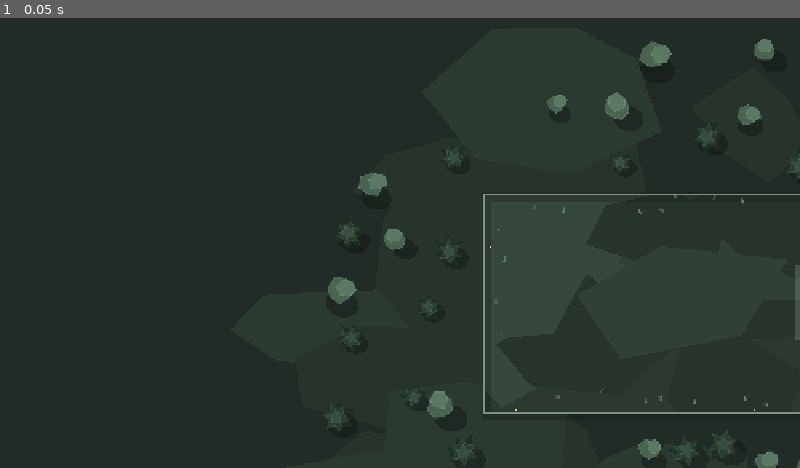
Above: before the commit, frame 1.
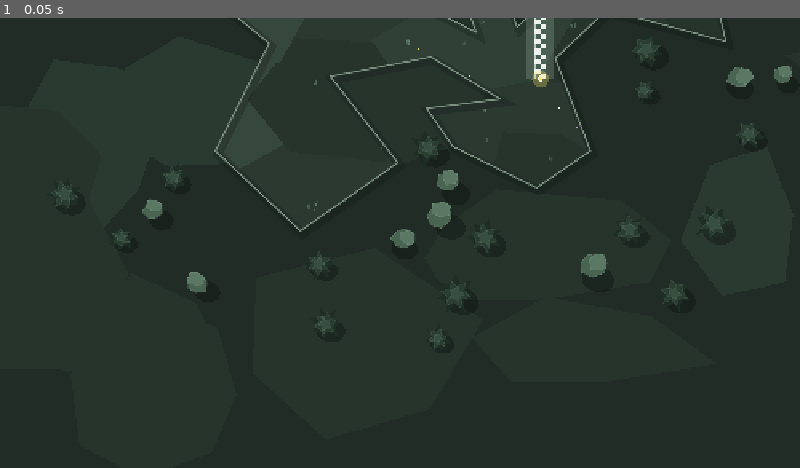
Above: after the commit, the same moment.

Repository: DivyanshuArch/post_bounce
Game: Godot game, scene res://levels/level_template.tscn
Same seed, same stepped clock (60 frames per second), same inputs: the game is played once before the commit and once after it. This scene is started directly instead of the project's main scene.
Inputs:
- Up to frame 1 (0.05 s): no input

The runs differ from the first frame. In frame 1, 6.2% of the frame differs, in the area x 6-100%, y 0-100%.

Commit message:
added level 27

Diff:
--- /dev/null
+++ b/post-bounce/levels/level_10.tscn
@@ -0,0 +1,12 @@
+[gd_scene format=3 uid="uid://46cvdps8srh6"]
+
+[ext_resource type="PackedScene" uid="uid://db88dxnuy11et" path="res://levels/level_6.tscn" id="1_tghxx"]
+
+[node name="Course" unique_id=1197784163 node_paths=PackedStringArray("boundary_path") instance=ExtResource("1_tghxx")]
+boundary_path = NodePath("Boundary")
+
+[node name="Diamond1" parent="Diamonds" index="0"]
+phase_offset = 1.5554723418379854
+
+[node name="Diamond2" parent="Diamonds" index="1"]
+phase_offset = 0.9215406436039263
--- /dev/null
+++ b/post-bounce/levels/level_27.tscn
@@ -0,0 +1,65 @@
+[gd_scene format=3 uid="uid://1awmdq14lw6b"]
+
+[ext_resource type="Script" uid="uid://b46ots13hhet1" path="res://scripts/course.gd" id="1_ejrje"]
+[ext_resource type="PackedScene" uid="uid://df7w8y3e5m1wa" path="res://scenes/prefabs/finish_line.tscn" id="2_t7ilm"]
+[ext_resource type="PackedScene" uid="uid://c6xk1d8v7m2y4" path="res://scenes/prefabs/diamond.tscn" id="3_3t1o4"]
+[ext_resource type="PackedScene" uid="uid://b1nak4t7s2p8c" path="res://scenes/prefabs/chorten_monument.tscn" id="4_nvtof"]
+[ext_resource type="PackedScene" uid="uid://das8m3t1p4k7b" path="res://scenes/prefabs/shrine_lantern.tscn" id="5_3n6x1"]
+[ext_resource type="PackedScene" uid="uid://b80am1k2t4p5s" path="res://scenes/prefabs/terracotta_monument.tscn" id="6_l8v36"]
+
+[sub_resource type="Curve2D" id="Curve2D_boundary"]
+_data = {
+"points": PackedVector2Array(0, 0, 0, 0, 198, 170, 0, 0, 0, 0, 275, 184, 0, 0, 0, 0, 221, 40, 0, 0, 0, 0, 297, -2, 0, 0, 0, 0, 420, 211, 0, 0, 0, 0, 517, 260, 0, 0, 0, 0, 439, 33, 0, 0, 0, 0, 491, 5, 0, 0, 0, 0, 583, 252, 0, 0, 0, 0, 655, 182, 0, 0, 0, 0, 700, 100, 0, 0, 0, 0, 861, 41, 0, 0, 0, 0, 917, 275, 0, 0, 0, 0, 727, 224, 0, 0, 0, 0, 644, 302, 0, 0, 0, 0, 700, 450, 0, 0, 0, 0, 614, 509, 0, 0, 0, 0, 480, 443, 0, 0, 0, 0, 438, 382, 0, 0, 0, 0, 556, 367, 0, 0, 0, 0, 445, 300, 0, 0, 0, 0, 284, 331, 0, 0, 0, 0, 392, 469, 0, 0, 0, 0, 236, 578, 0, 0, 0, 0, 100, 450, 0, 0, 0, 0, 186, 278, 0, 0, 0, 0, 86, 196, 0, 0, 0, 0, 100, 100)
+}
+point_count = 28
+
+[node name="Course" type="Node2D" unique_id=735602100 node_paths=PackedStringArray("boundary_path")]
+script = ExtResource("1_ejrje")
+theme = "Himalayas Alpine"
+course_name = "CUSTOM LEVEL"
+boundary_path = NodePath("Boundary")
+outer_poly = PackedVector2Array(198, 170, 275, 184, 221, 40, 297, -2, 420, 211, 517, 260, 439, 33, 491, 5, 583, 252, 655, 182, 700, 100, 861, 41, 917, 275, 727, 224, 644, 302, 700, 450, 614, 509, 480, 443, 438, 382, 556, 367, 445, 300, 284, 331, 392, 469, 236, 578, 100, 450, 186, 278, 86, 196, 100, 100)
+start_position = Vector2(137, 182)
+
+[node name="Boundary" type="Path2D" parent="." unique_id=955458842]
+curve = SubResource("Curve2D_boundary")
+
+[node name="StartPoint" type="Marker2D" parent="." unique_id=949504683]
+position = Vector2(137, 182)
+gizmo_extents = 24.0
+
+[node name="FinishLine" parent="." unique_id=1777726223 instance=ExtResource("2_t7ilm")]
+position = Vector2(862, 164)
+rotation = 2.8891442
+point_a = Vector2(0, -60)
+point_b = Vector2(0, 60)
+
+[node name="Obstacles" type="Node2D" parent="." unique_id=1690859444]
+
+[node name="ChortenMonument" parent="Obstacles" unique_id=1371963477 instance=ExtResource("4_nvtof")]
+position = Vector2(759, 123)
+
+[node name="TerracottaMonument" parent="Obstacles" unique_id=514533394 instance=ExtResource("6_l8v36")]
+position = Vector2(616, 420)
+
+[node name="ShrineLantern2" parent="Obstacles" unique_id=646033609 instance=ExtResource("5_3n6x1")]
+position = Vector2(358, 179)
+
+[node name="ShrineLantern" parent="Obstacles" unique_id=190482170 instance=ExtResource("5_3n6x1")]
+position = Vector2(204, 346)
+
+[node name="Diamonds" type="Node2D" parent="." unique_id=276658950]
+
+[node name="Diamond" parent="Diamonds" unique_id=931202336 instance=ExtResource("3_3t1o4")]
+position = Vector2(235, 529)
+phase_offset = 5.964899648481476
+
+[node name="Diamond2" parent="Diamonds" unique_id=172086046 instance=ExtResource("3_3t1o4")]
+position = Vector2(488, 59)
+phase_offset = 4.849706850899463
+
+[node name="Diamond3" parent="Diamonds" unique_id=2068704034 instance=ExtResource("3_3t1o4")]
+position = Vector2(274, 68)
+phase_offset = 1.738240291679567
+
+[node name="Trees" type="Node2D" parent="." unique_id=1604077865]
--- a/post-bounce/levels/level_template.tscn
+++ b/post-bounce/levels/level_template.tscn
@@ -1,20 +1,19 @@
-[gd_scene format=3 uid="uid://c1k8v5m3kax2t"]
+[gd_scene format=3 uid="uid://cmptq2bfayi1q"]
 
 [ext_resource type="Script" uid="uid://b46ots13hhet1" path="res://scripts/course.gd" id="1_course"]
 [ext_resource type="PackedScene" uid="uid://df7w8y3e5m1wa" path="res://scenes/prefabs/finish_line.tscn" id="2_finish"]
 
 [sub_resource type="Curve2D" id="Curve2D_boundary"]
 _data = {
-"points": PackedVector2Array(0, 0, 0, 0, 100, 100, 0, 0, 0, 0, 700, 100, 0, 0, 0, 0, 700, 450, 0, 0, 0, 0, 100, 450, 0, 0, 0, 0, 100, 100)
+"points": PackedVector2Array(0, 0, 0, 0, 198, 170, 0, 0, 0, 0, 275, 184, 0, 0, 0, 0, 221, 40, 0, 0, 0, 0, 297, -2, 0, 0, 0, 0, 420, 211, 0, 0, 0, 0, 517, 260, 0, 0, 0, 0, 439, 33, 0, 0, 0, 0, 491, 5, 0, 0, 0, 0, 583, 252, 0, 0, 0, 0, 655, 182, 0, 0, 0, 0, 700, 100, 0, 0, 0, 0, 861, 41, 0, 0, 0, 0, 917, 275, 0, 0, 0, 0, 727, 224, 0, 0, 0, 0, 644, 302, 0, 0, 0, 0, 700, 450, 0, 0, 0, 0, 614, 509, 0, 0, 0, 0, 480, 443, 0, 0, 0, 0, 438, 382, 0, 0, 0, 0, 556, 367, 0, 0, 0, 0, 445, 300, 0, 0, 0, 0, 284, 331, 0, 0, 0, 0, 392, 469, 0, 0, 0, 0, 236, 578, 0, 0, 0, 0, 100, 450, 0, 0, 0, 0, 186, 278, 0, 0, 0, 0, 86, 196, 0, 0, 0, 0, 100, 100)
 }
-point_count = 5
+point_count = 28
 
-[node name="Course" type="Node2D" unique_id=735602100 node_paths=PackedStringArray("boundary_path")]
+[node name="Course2" type="Node2D" unique_id=735602100 node_paths=PackedStringArray("boundary_path")]
 script = ExtResource("1_course")
-theme = "Moonlit Forest"
 course_name = "CUSTOM LEVEL"
 boundary_path = NodePath("Boundary")
-outer_poly = PackedVector2Array(100, 100, 700, 100, 700, 450, 100, 450)
+outer_poly = PackedVector2Array(198, 170, 275, 184, 221, 40, 297, -2, 420, 211, 517, 260, 439, 33, 491, 5, 583, 252, 655, 182, 700, 100, 861, 41, 917, 275, 727, 224, 644, 302, 700, 450, 614, 509, 480, 443, 438, 382, 556, 367, 445, 300, 284, 331, 392, 469, 236, 578, 100, 450, 186, 278, 86, 196, 100, 100)
 start_position = Vector2(180, 275)
 
 [node name="Boundary" type="Path2D" parent="." unique_id=955458842]
